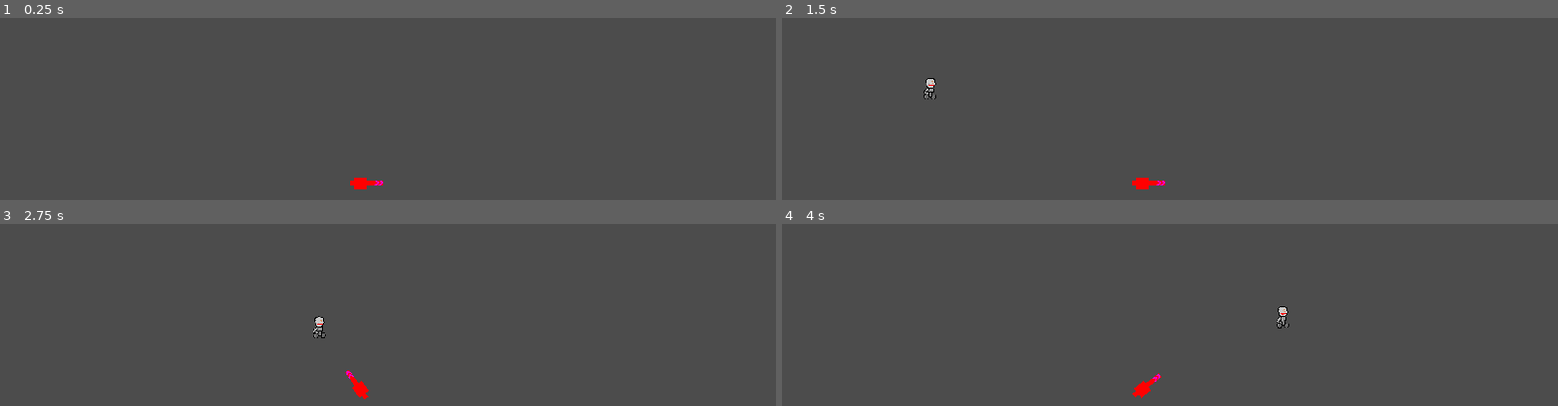
Above: before the commit, frames 1-4 (two rows, left to right).
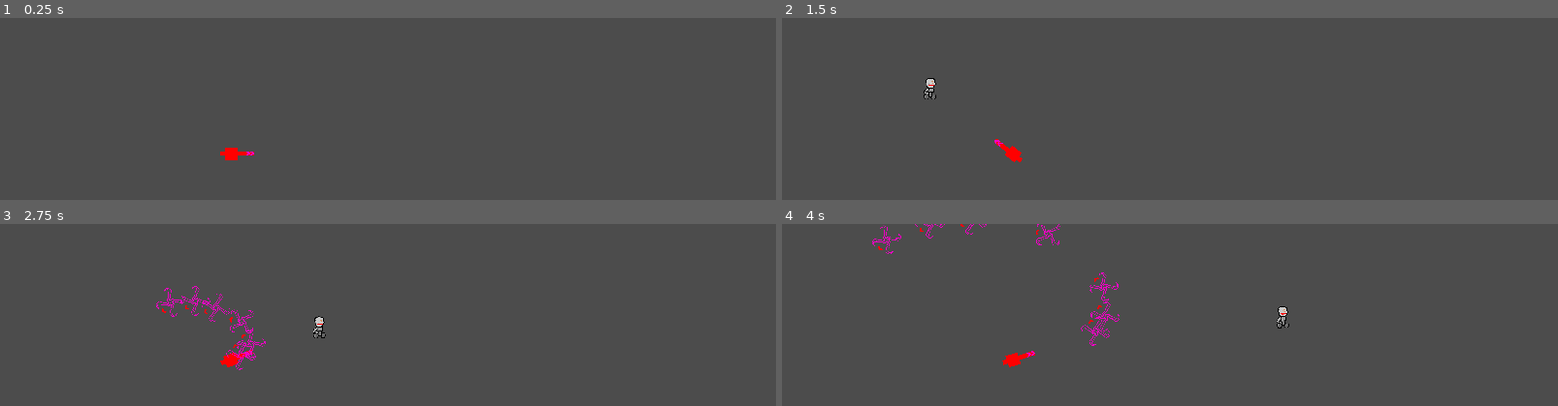
Above: after the commit, the same moments.

Repository: UnderVanCo-Op/Converyor-Defense
Game: Godot game, scene res://Levels/ATest/Test.tscn
Two runs of this game, one before a commit and one after it. Both use one fixed random seed, a clock stepped at 60 frames per second and the inputs below.
Inputs:
- Up to frame 1 (0.25 s): no input
- Up to frame 2 (1.5 s): no input
- Up to frame 3 (2.75 s): no input
- Up to frame 4 (4 s): no input

The runs differ from the first frame. In frame 1, 0.3% of the frame differs, in the area x 28-50%, y 71-95%; in frame 2, 0.3%; in frame 3, 0.8%; in frame 4, 0.9%, in the area x 11-49%, y 0-96%.

Commit message:
Attacking enemies

Diff:
--- a/Levels/ATest/Test.tscn
+++ b/Levels/ATest/Test.tscn
@@ -10,9 +10,6 @@
 
 [node name="Test" type="Node2D"]
 
-[node name="Cannon" parent="." instance=ExtResource( 1 )]
-position = Vector2( 892, 410 )
-
 [node name="Path2D" type="Path2D" parent="."]
 position = Vector2( 0, 37 )
 curve = SubResource( 1 )
@@ -20,3 +17,6 @@
 [node name="Enemy" parent="Path2D" instance=ExtResource( 3 )]
 position = Vector2( -159, 33 )
 rotation = 0.285746
+
+[node name="Cannon" parent="." instance=ExtResource( 1 )]
+position = Vector2( 572, 337 )
--- /dev/null
+++ b/Objects/Bullets/Bullet.gd
@@ -0,0 +1,18 @@
+extends Area2D
+
+var moveV = Vector2.ZERO
+var speed = 3
+var lookV = Vector2.ZERO
+var target
+
+func _ready() -> void:
+	if target:
+		$Bullet1.look_at(target.global_position)
+		lookV = target.global_position - global_position
+
+func _physics_process(delta: float) -> void:
+	moveV = Vector2.ZERO
+
+	moveV = moveV.move_toward(lookV, speed)
+	#moveV = moveV.normalized() * speed
+	global_position += moveV
--- /dev/null
+++ b/Objects/Bullets/Bullet.tscn
@@ -0,0 +1,21 @@
+[gd_scene load_steps=4 format=2]
+
+[ext_resource path="res://Objects/Bullets/bullet1.png" type="Texture" id=1]
+[ext_resource path="res://Objects/Bullets/Bullet.gd" type="Script" id=2]
+
+[sub_resource type="CircleShape2D" id=1]
+radius = 39.0512
+
+[node name="Bullet" type="Area2D"]
+script = ExtResource( 2 )
+
+[node name="VisibilityNotifier2D" type="VisibilityNotifier2D" parent="."]
+
+[node name="Bullet1" type="Sprite" parent="."]
+position = Vector2( 7.62939e-06, 4.76837e-07 )
+rotation = 1.5708
+scale = Vector2( 0.1, 0.1 )
+texture = ExtResource( 1 )
+
+[node name="CollisionShape2D" type="CollisionShape2D" parent="."]
+shape = SubResource( 1 )
--- a/Objects/Cannons/Cannon.gd
+++ b/Objects/Cannons/Cannon.gd
@@ -1,5 +1,6 @@
 extends Node2D
 
+var bullet = preload("res://Objects/Bullets/Bullet.tscn")
 
 var enemies = []
 var cur_enemy
@@ -9,7 +10,7 @@
 	pass # Replace with function body.
 
 func _physics_process(delta: float) -> void:
-	if enemies != []:
+	if enemies:
 		#print("enemies not null")
 		cur_enemy = enemies[0]
 		look_at(cur_enemy.global_position)
@@ -19,10 +20,19 @@
 	print("body entered")
 	if(area.is_in_group("Enemies")):
 		enemies.append(area)
-		print("appended")
+		print(str(area) + " appended")
 
 
 func _on_Vision_area_exited(area: Area2D) -> void:
 	print("exited")
 	if(area.is_in_group("Enemies")):
 		enemies.erase(area)
+
+
+func _on_ReloadTimer_timeout() -> void:
+	if cur_enemy and enemies:
+		print("reloaded")
+		var b = bullet.instance()
+		b.global_position = global_position
+		b.target = cur_enemy
+		get_parent().add_child(b)
--- a/Objects/Cannons/Cannon.tscn
+++ b/Objects/Cannons/Cannon.tscn
@@ -32,5 +32,10 @@
 "_gizmo_extents_": 547.7
 }
 
+[node name="ReloadTimer" type="Timer" parent="."]
+wait_time = 0.2
+autostart = true
+
 [connection signal="area_entered" from="Vision" to="." method="_on_Vision_area_entered"]
 [connection signal="area_exited" from="Vision" to="." method="_on_Vision_area_exited"]
+[connection signal="timeout" from="ReloadTimer" to="." method="_on_ReloadTimer_timeout"]
Binary file added: Objects/Bullets/bullet1.png
Not shown, added: Objects/Bullets/bullet1.png.import
Not shown, added: Objects/Bullets/bullet1.png~
